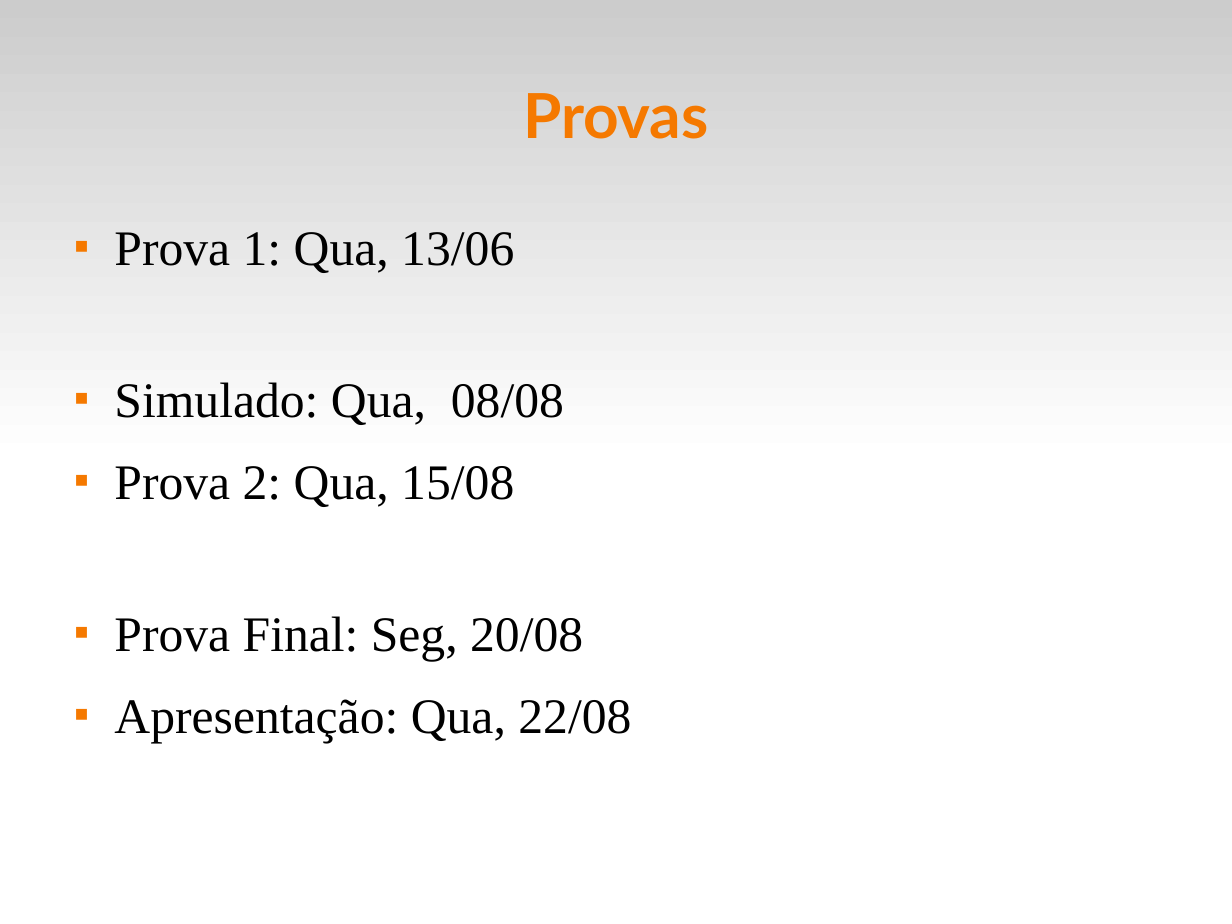
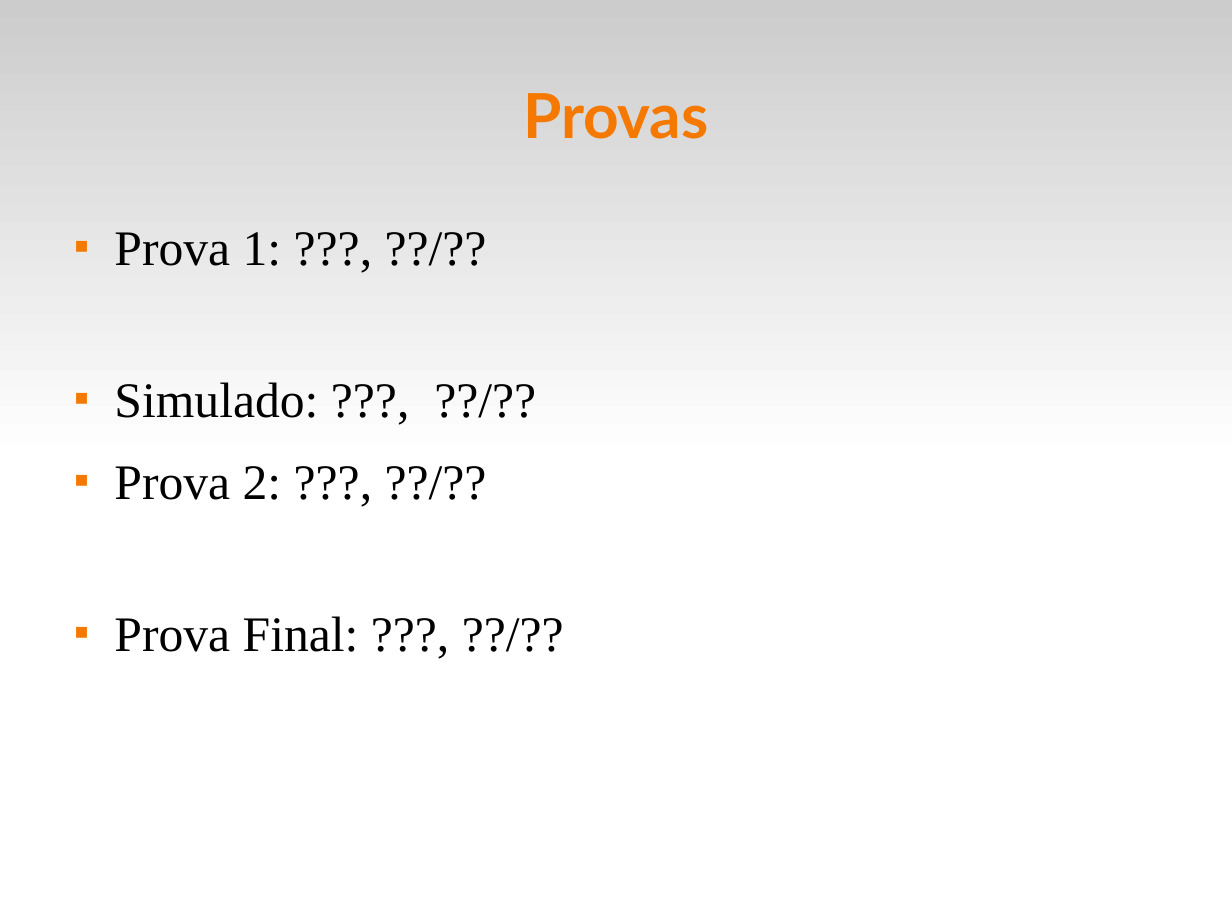
Before and after one commit to fsantanna-uerj/LP1, a slide deck: slide 7 of Slides/lp1-00-intro.odp. Drawn at 1232x924 pixels with LibreOffice and Linux fonts; fonts in the diff are those of the drawing. Boxes give left, top, right and bottom in pixels: in the first picture for what was removed or moved away, otherwise in the second. Text is boxed around its words. In the diff, an @@ line names an element or a change of style, - is before the commit and + after.

```diff
--- a/Slides/lp1-00-intro.odp
+++ b/Slides/lp1-00-intro.odp
@@ text at [114,232,359,652]: text changed @@
-■ Prova 1: Qua, 13/06
-■ Simulado: Qua, 08/08
-■ Prova 2: Qua, 15/08
-■ Prova Final: Seg, 20/08
-■ Apresentação: Qua, 22/08
+■ Prova 1: ???, ??/??
+■ Simulado: ???, ??/??
+■ Prova 2: ???, ??/??
+■ Prova Final: ???, ??/??
```
Also in this commit, not shown: 8 other slides changed, 3 other files.
